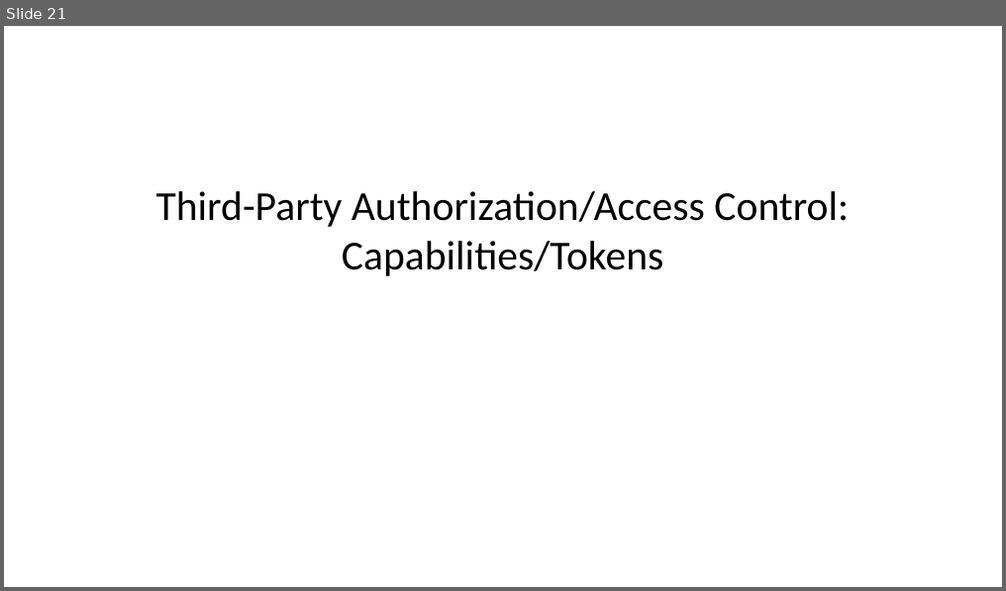
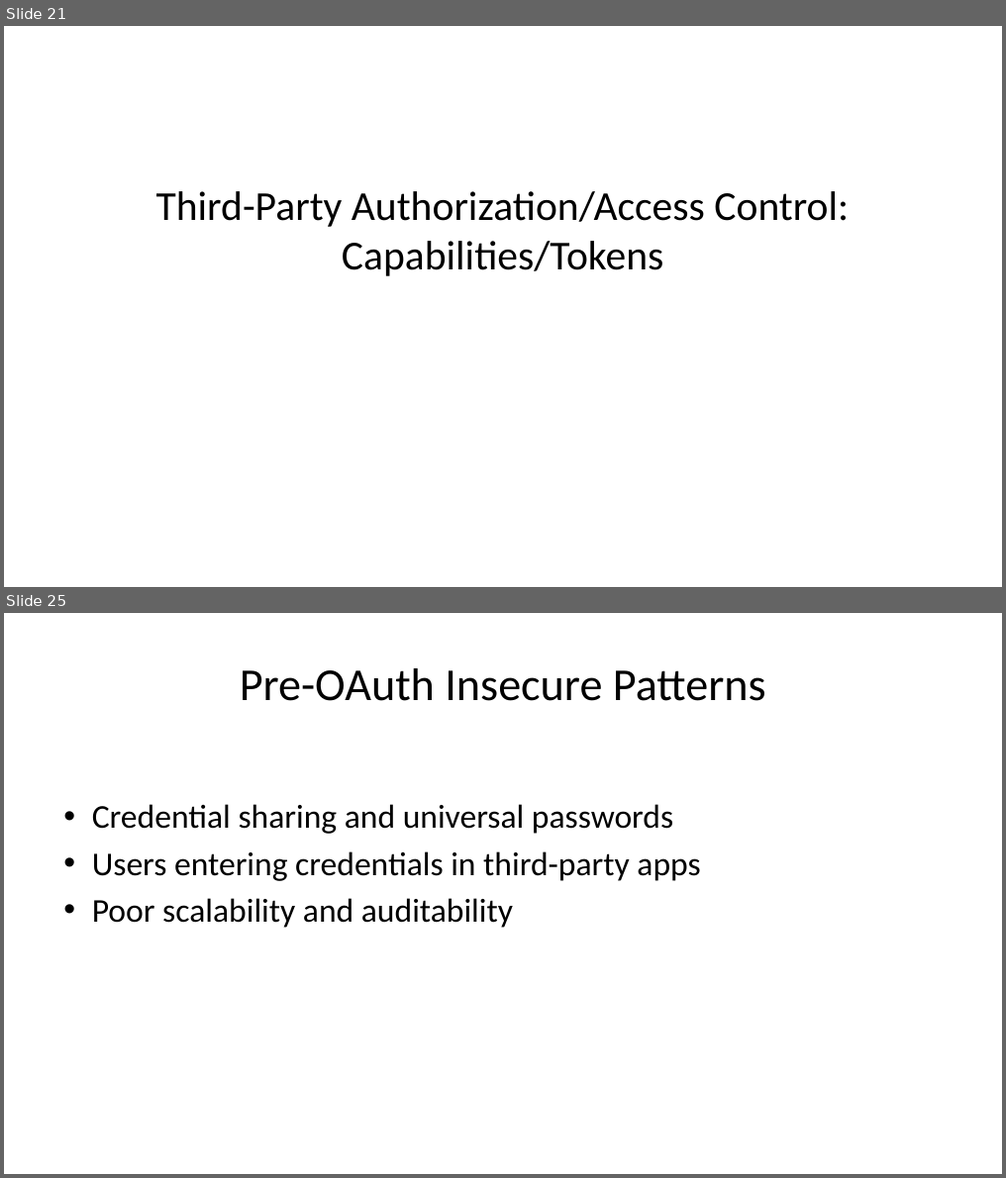
Before and after one commit to noise-lab/security-course, a slide deck: docs/slides/04-Authenticaation.pptx. Shown one above the other, each under a label of ours: slide 21 before the commit, slides 21 and 25 after it; the slides between them are not shown. The pictures are 1006x591 and 1006x1178 pixels, drawn with LibreOffice and Linux fonts; fonts in the diff are those of the drawing. Boxes give left, top, right and bottom in pixels: in the first picture for what was removed or moved away, otherwise in the second. Text is boxed around its words. In the diff, an @@ line names an element or a change of style, - is before the commit and + after.

Commit message:
push in some updated slides for OAuth, more detail.

```diff
--- a/docs/slides/04-Authenticaation.pptx
+++ b/docs/slides/04-Authenticaation.pptx
@@ slide 25 added at (x1=4, y1=613, x2=1002, y2=1174), background #FFFFFF @@
@@ title added at (x1=240, y1=668, x2=766, y2=701), 33 pt, text #000000 @@
+Pre-OAuth Insecure Patterns
@@ text added at (x1=92, y1=804, x2=700, y2=928), 24 pt, text #000000 @@
+• Credential sharing and universal passwords
+• Users entering credentials in third-party apps
+• Poor scalability and auditability
```
Also in this commit, not shown: 9 other slides added, 1 other file.
